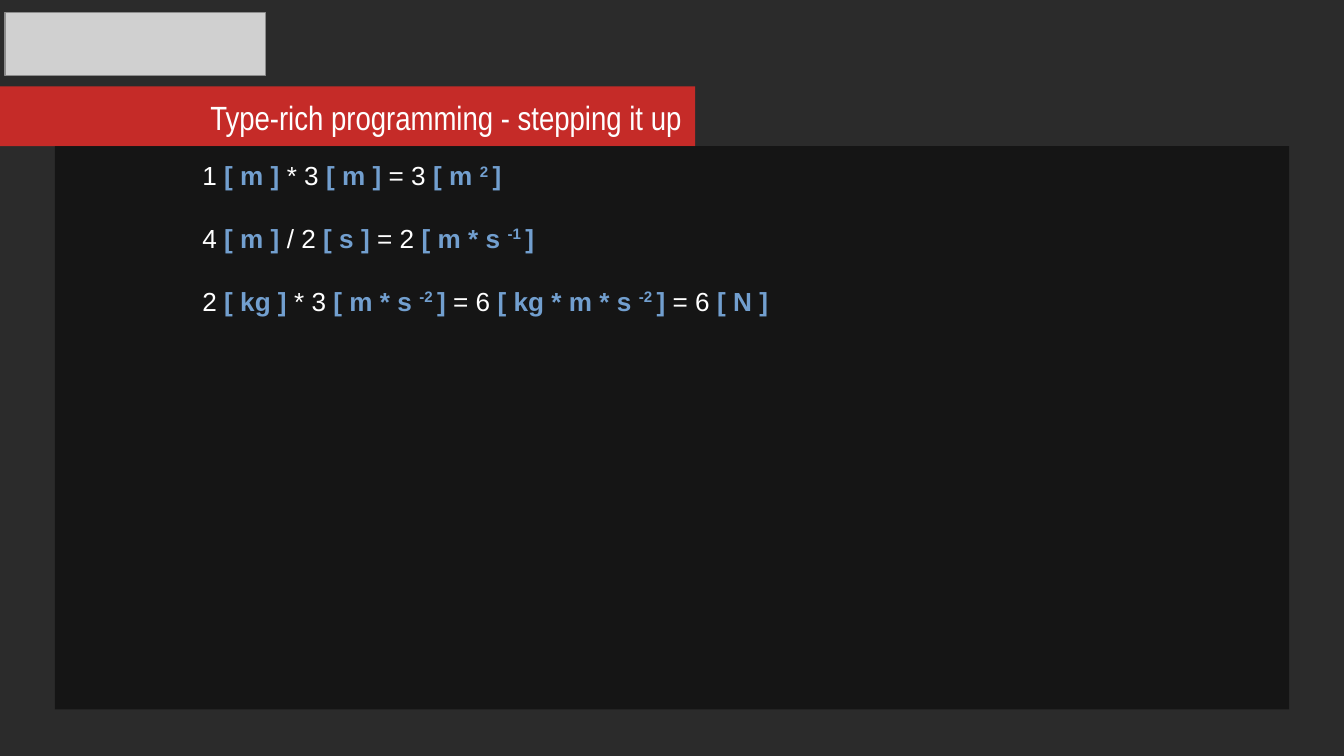
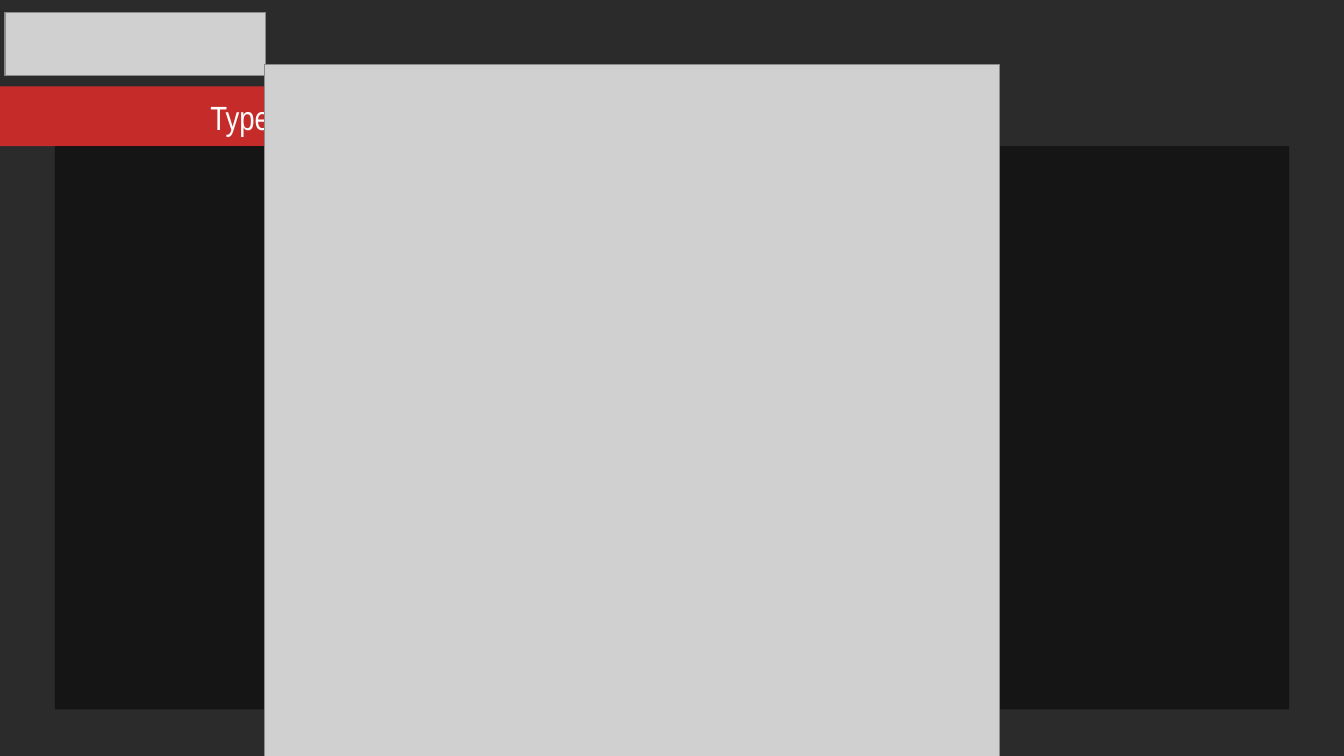
Before and after one commit to mikosz/type-safety, a slide deck: slide 19 of ask-not-what-you-can-do-for-the-compiler.odp (slide 16 before the commit). Drawn at 1344x756 pixels with LibreOffice and Linux fonts; fonts in the diff are those of the drawing; grey boxes stand for pictures; background and template pictures are left out; a plain dark background stands for a picture behind light text. Boxes give left, top, right and bottom in pixels: in the first picture for what was removed or moved away, otherwise in the second. Text is boxed around its words. In the diff, an @@ line names an element or a change of style, - is before the commit and + after.

Commit message:
Updated presentation - images

```diff
--- a/ask-not-what-you-can-do-for-the-compiler.odp
+++ b/ask-not-what-you-can-do-for-the-compiler.odp
@@ picture added at (x1=265, y1=65, x2=1000, y2=756) @@
@@ text in rectangle at (x1=202, y1=166, x2=752, y2=317): text removed @@
-1 [ m ] * 3 [ m ] = 3 [ m 2 ]
-4 [ m ] / 2 [ s ] = 2 [ m * s -1 ]
-2 [ kg ] * 3 [ m * s -2 ] = 6 [ kg * m * s -2 ] = 6 [ N ]
```
Also in this commit, not shown: 28 other slides changed, 7 slides added, 13 other files.
